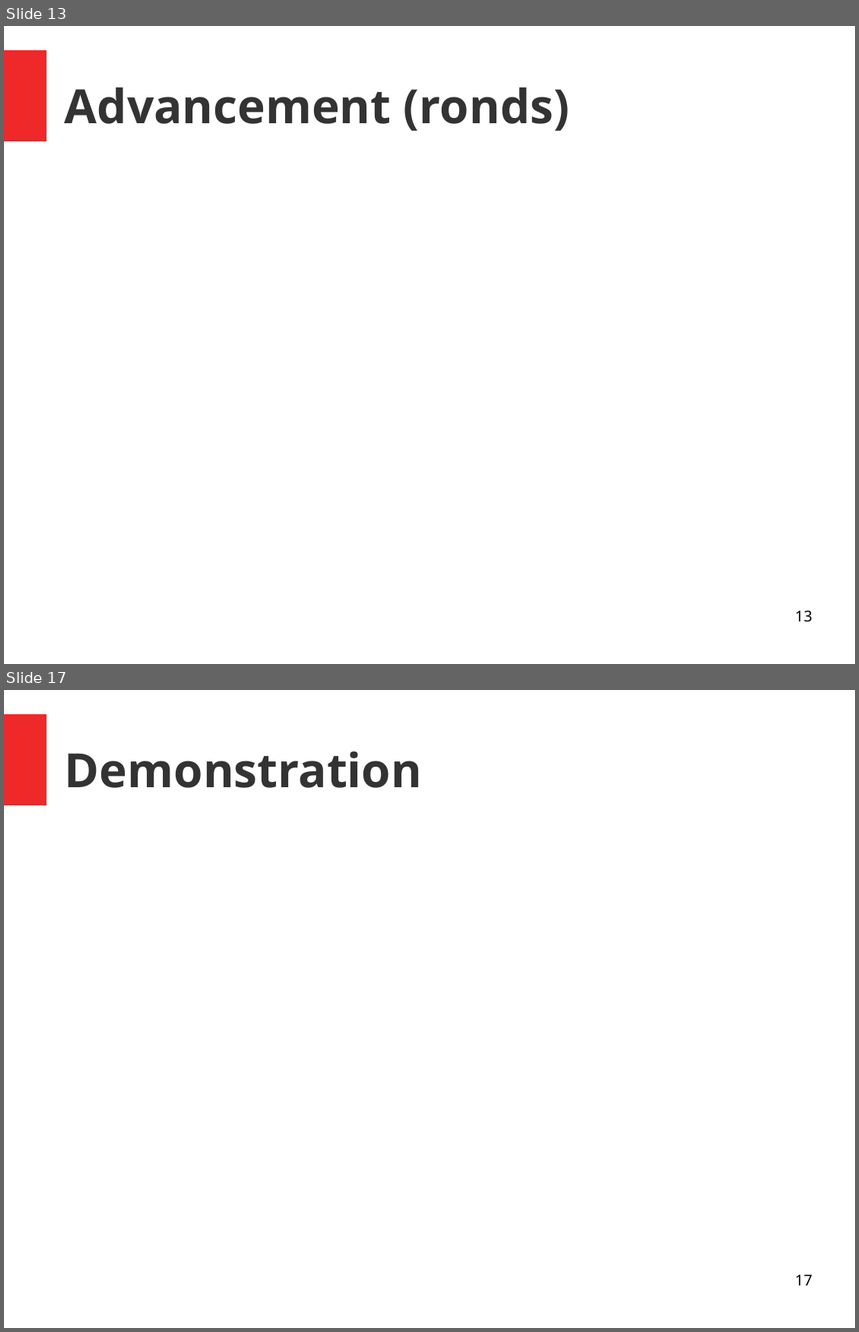
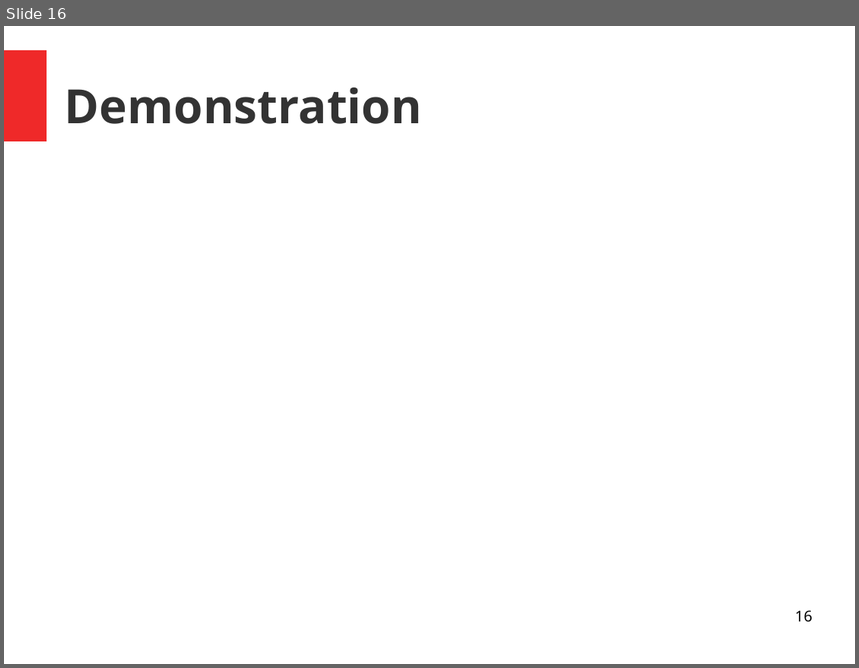
Before and after one commit to unige-pinfo-2019/PInfo3, a slide deck: Docs/Presentations/pres2.odp. Shown one above the other, each under a label of ours: slides 13 and 17 before the commit, slide 16 after it; the slides between them are not shown. The pictures are 859x1332 and 859x668 pixels, drawn with LibreOffice and Linux fonts; fonts in the diff are those of the drawing. Boxes give left, top, right and bottom in pixels: in the first picture for what was removed or moved away, otherwise in the second. Text is boxed around its words. In the diff, an @@ line names an element or a change of style, - is before the commit and + after.

```diff
--- a/Docs/Presentations/pres2.odp
+++ b/Docs/Presentations/pres2.odp
@@ slide 13 removed at (4,26,855,664), background #FFFFFF; not listed: 1 template element that a slide beside it also shows @@
@@ title removed at (65,88,569,131) @@
-Advancement (ronds)
@@ page number removed at (795,610,813,623) @@
-13
@@ what was slide 17 is now slide 16 @@
@@ page number at (795,610,813,623): text changed @@
-17
+16
```
Also in this commit, not shown: 5 slides changed, 7 slides added, 6 other slides removed, 3 other files.
